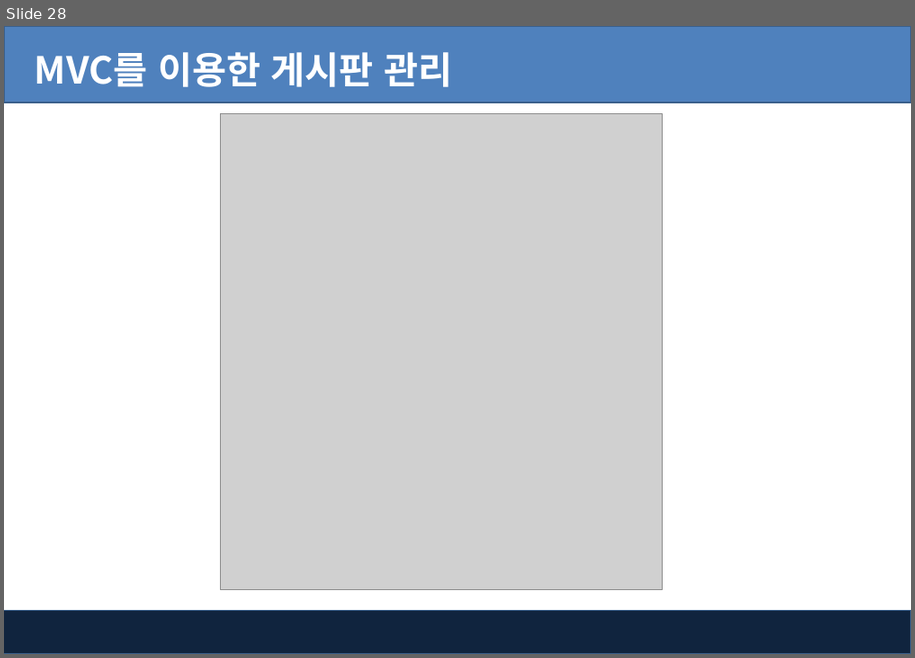
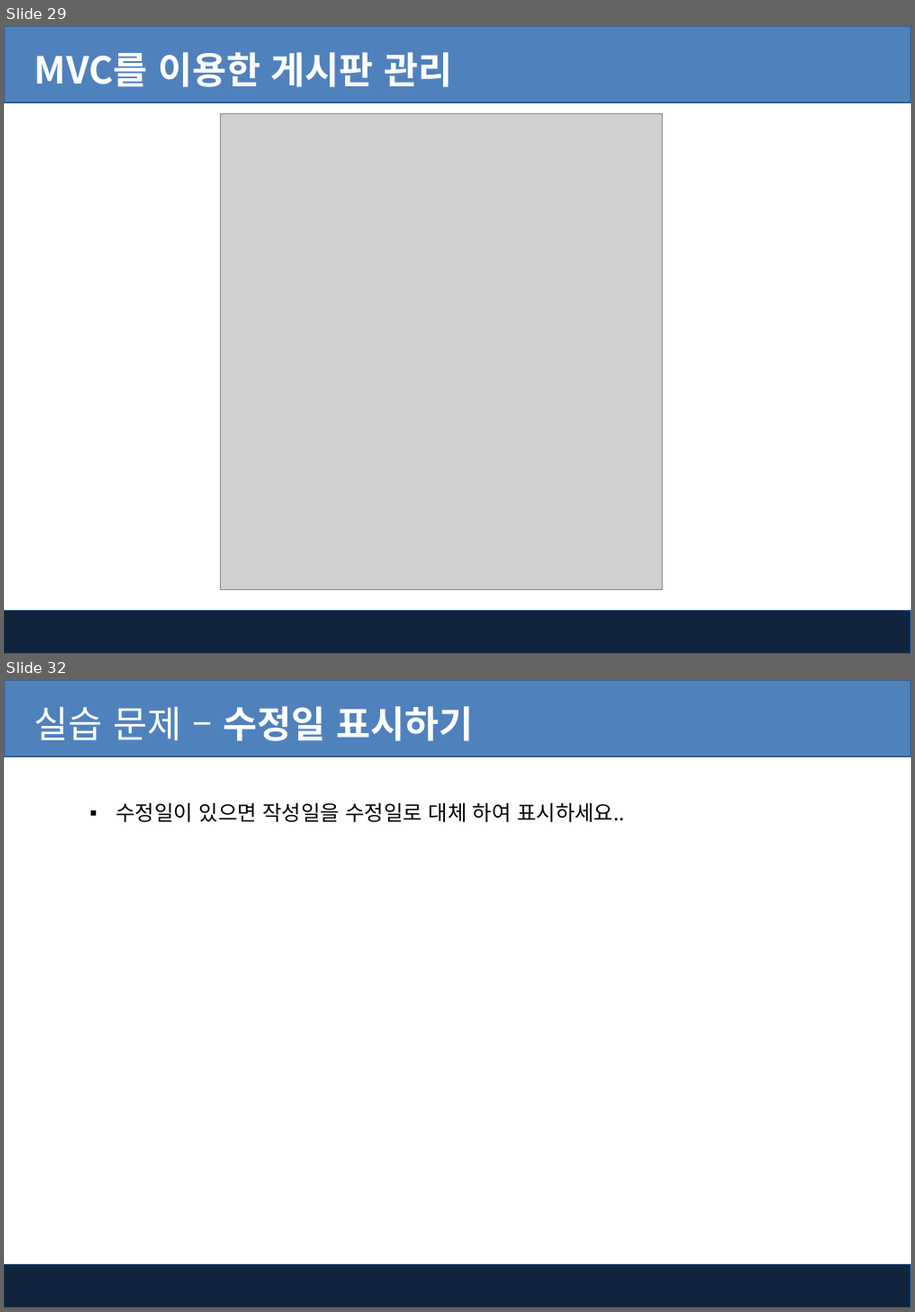
Before and after one commit to pshho/ngreen_project, a slide deck: jspWorks/자료/jsp_ppt/10-2장. Jsp - MVC를 이용한 게시판 관리.pptx. Shown one above the other, each under a label of ours: slide 28 before the commit, slides 29 and 32 after it; the slides between them are not shown. The pictures are 915x658 and 915x1312 pixels, drawn with LibreOffice and Linux fonts; fonts in the diff are those of the drawing; grey boxes stand for pictures; background and template pictures are left out. Boxes give left, top, right and bottom in pixels: in the first picture for what was removed or moved away, otherwise in the second. Text is boxed around its words. In the diff, an @@ line names an element or a change of style, - is before the commit and + after.

```diff
--- a/jspWorks/자료/jsp_ppt/10-2장. Jsp - MVC를 이용한 게시판 관리.pptx
+++ b/jspWorks/자료/jsp_ppt/10-2장. Jsp - MVC를 이용한 게시판 관리.pptx
@@ slide 32 added at (4,680,911,1308), background #FFFFFF; not listed: 2 template elements that a slide beside it also shows @@
@@ text added at (35,706,473,741), 32 pt, text #FFFFFF, bold @@
+실습 문제 – 수정일 표시하기
@@ text added at (116,802,625,822), 18 pt, text #000000 @@
+▪ 수정일이 있으면 작성일을 수정일로 대체 하여 표시하세요..
@@ what was slide 28 is now slide 29 @@
```
Also in this commit, not shown: 1 slide changed, 8 other slides added, 27 other files.
